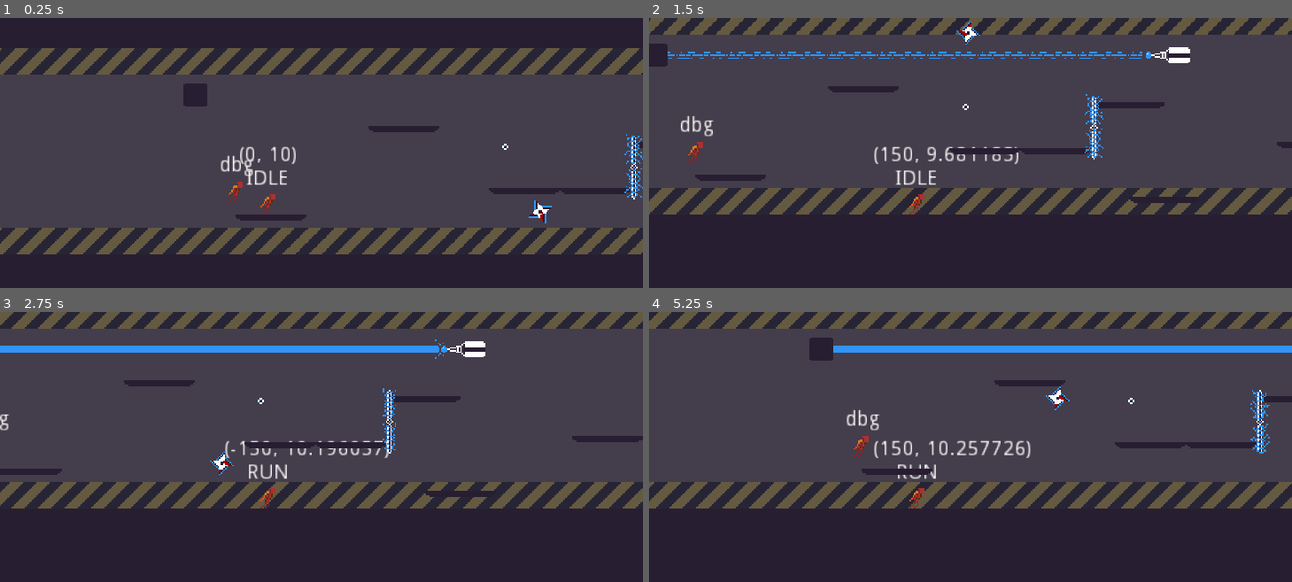
Above: before the commit, frames 1-4 (two rows, left to right).
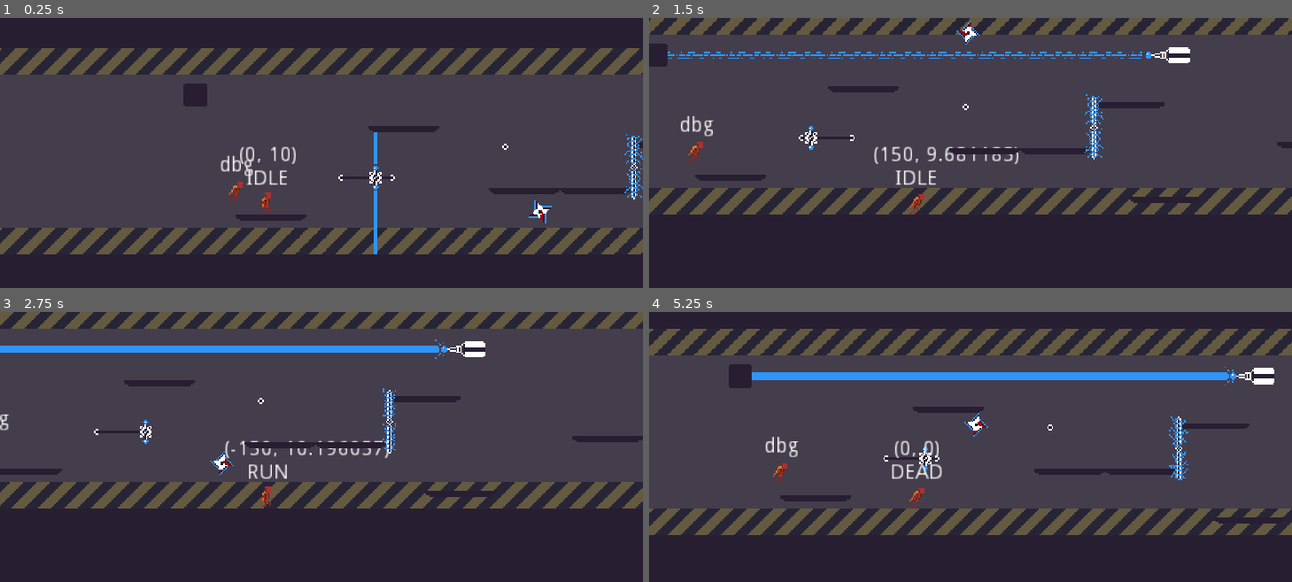
Above: after the commit, the same moments.

Repository: Wes-Ray/Jetpack-Jaywalker
Game: Godot game, scene res://Main.tscn
Same seed, same stepped clock (60 frames per second), same inputs: the game is played once before the commit and once after it.
Inputs:
- Up to frame 1 (0.25 s): no input
- Up to frame 2 (1.5 s): hold D (move_right) from 0.53 s (still down); tap Space (move_jump) at 0.77 s
- Up to frame 3 (2.75 s): tap Space (move_jump) at 1.52 s; release D (move_right) at 2.03 s; hold A (move_left) from 2.03 s (still down)
- Up to frame 4 (5.25 s): tap Space (move_jump) at 3.02, 3.77, 4.52 s; release A (move_left) at 4.28 s; hold D (move_right) from 4.28 s (still down)

The runs differ from the first frame. In frame 1, 0.5% of the frame differs, in the area x 40-79%, y 42-88%; in frame 2, 0.2%; in frame 3, 0.3%; in frame 4, 34%, in the area x 0-100%, y 0-83%.

Commit message:
laser done + BASIC player anim

Diff:
--- /dev/null
+++ b/Laser/Laser.gd
@@ -0,0 +1,44 @@
+extends Area2D
+
+onready var firing = false
+
+# Called when the node enters the scene tree for the first time.
+func _ready():
+	pass # Replace with function body.
+
+
+# Called every frame. 'delta' is the elapsed time since the previous frame.
+func _physics_process(delta):
+	if firing:
+		update_laser()
+
+func laser_fire():
+	firing = true
+	update_laser()
+	$Sprite.visible = true
+
+
+func update_laser():
+	$RayCast2D.enabled = true
+	$RayCast2D.force_raycast_update()
+	var ray_distance = self.global_position.y - $RayCast2D.get_collision_point().y
+	$CollisionShape2D.position.y = 0 - ray_distance / 2
+	$CollisionShape2D.shape.extents.y = ray_distance / 2
+	$Sprite.position.y = 0 - ray_distance / 2
+	$Sprite.region_rect.size.y = abs(ray_distance)
+
+
+func laser_off():
+	firing = false
+	$RayCast2D.enabled = false
+	$CollisionShape2D.position = self.position
+	$CollisionShape2D.shape.extents.y = 0
+	$Sprite.visible = false
+
+
+func _on_BottomLaser_area_entered(area):
+	GlobalReplayOrchestrator.apply_damage(area)
+
+
+func _on_TopLaser_area_entered(area):
+	GlobalReplayOrchestrator.apply_damage(area)
--- /dev/null
+++ b/Laser/Laser.tscn
@@ -0,0 +1,114 @@
+[gd_scene load_steps=8 format=2]
+
+[ext_resource path="res://Laser/laser_gun.png" type="Texture" id=1]
+[ext_resource path="res://Laser/track.png" type="Texture" id=2]
+[ext_resource path="res://Laser/laser_fire.png" type="Texture" id=4]
+[ext_resource path="res://Laser/Laser.gd" type="Script" id=5]
+
+[sub_resource type="RectangleShape2D" id=1]
+extents = Vector2( 1, 4 )
+
+[sub_resource type="RectangleShape2D" id=2]
+extents = Vector2( 1, 4 )
+
+[sub_resource type="Animation" id=3]
+resource_name = "fire"
+length = 3.0
+loop = true
+tracks/0/type = "value"
+tracks/0/path = NodePath("GunSprite:position")
+tracks/0/interp = 1
+tracks/0/loop_wrap = true
+tracks/0/imported = false
+tracks/0/enabled = true
+tracks/0/keys = {
+"times": PoolRealArray( 0, 0.8, 1.3, 2.5 ),
+"transitions": PoolRealArray( 1, 1, 1, 1 ),
+"update": 0,
+"values": [ Vector2( -1, 0 ), Vector2( -33, 0 ), Vector2( -33, 0 ), Vector2( -1, 0 ) ]
+}
+tracks/1/type = "method"
+tracks/1/path = NodePath("GunSprite/TopLaser")
+tracks/1/interp = 1
+tracks/1/loop_wrap = true
+tracks/1/imported = false
+tracks/1/enabled = true
+tracks/1/keys = {
+"times": PoolRealArray( 0, 0.8 ),
+"transitions": PoolRealArray( 1, 1 ),
+"values": [ {
+"args": [  ],
+"method": "laser_fire"
+}, {
+"args": [  ],
+"method": "laser_off"
+} ]
+}
+tracks/2/type = "method"
+tracks/2/path = NodePath("GunSprite/BottomLaser")
+tracks/2/interp = 1
+tracks/2/loop_wrap = true
+tracks/2/imported = false
+tracks/2/enabled = true
+tracks/2/keys = {
+"times": PoolRealArray( 0, 0.8 ),
+"transitions": PoolRealArray( 1, 1 ),
+"values": [ {
+"args": [  ],
+"method": "laser_fire"
+}, {
+"args": [  ],
+"method": "laser_off"
+} ]
+}
+
+[node name="Laser" type="Node2D"]
+
+[node name="TrackSprite" type="Sprite" parent="."]
+position = Vector2( -17, 0 )
+texture = ExtResource( 2 )
+
+[node name="GunSprite" type="Sprite" parent="."]
+position = Vector2( -1, 0 )
+texture = ExtResource( 1 )
+
+[node name="TopLaser" type="Area2D" parent="GunSprite"]
+position = Vector2( 0, -9 )
+script = ExtResource( 5 )
+
+[node name="CollisionShape2D" type="CollisionShape2D" parent="GunSprite/TopLaser"]
+position = Vector2( 0, -4 )
+shape = SubResource( 1 )
+
+[node name="Sprite" type="Sprite" parent="GunSprite/TopLaser"]
+position = Vector2( 0, -4 )
+texture = ExtResource( 4 )
+region_enabled = true
+region_rect = Rect2( 0, 0, 2, 4 )
+
+[node name="RayCast2D" type="RayCast2D" parent="GunSprite/TopLaser"]
+cast_to = Vector2( 0, -200 )
+
+[node name="BottomLaser" type="Area2D" parent="GunSprite"]
+position = Vector2( 0, 9 )
+script = ExtResource( 5 )
+
+[node name="CollisionShape2D" type="CollisionShape2D" parent="GunSprite/BottomLaser"]
+position = Vector2( 0, 4 )
+shape = SubResource( 2 )
+
+[node name="Sprite" type="Sprite" parent="GunSprite/BottomLaser"]
+position = Vector2( 0, 4 )
+texture = ExtResource( 4 )
+region_enabled = true
+region_rect = Rect2( 0, 0, 2, 4 )
+
+[node name="RayCast2D" type="RayCast2D" parent="GunSprite/BottomLaser"]
+cast_to = Vector2( 0, 200 )
+
+[node name="AnimationPlayer" type="AnimationPlayer" parent="."]
+autoplay = "fire"
+anims/fire = SubResource( 3 )
+
+[connection signal="area_entered" from="GunSprite/TopLaser" to="GunSprite/TopLaser" method="_on_TopLaser_area_entered"]
+[connection signal="area_entered" from="GunSprite/BottomLaser" to="GunSprite/BottomLaser" method="_on_BottomLaser_area_entered"]
--- a/Main.tscn
+++ b/Main.tscn
@@ -9,6 +9,7 @@
 [ext_resource path="res://Buzz/Buzz.tscn" type="PackedScene" id=7]
 [ext_resource path="res://Ray/Ray.tscn" type="PackedScene" id=8]
 [ext_resource path="res://World/Box.tscn" type="PackedScene" id=9]
+[ext_resource path="res://Laser/Laser.tscn" type="PackedScene" id=10]
 
 [node name="Main" type="Node2D"]
 
@@ -18,6 +19,9 @@
 texture = ExtResource( 5 )
 region_enabled = true
 region_rect = Rect2( 0, 0, 4000, 140 )
+
+[node name="Node2D" parent="Wallpaper" instance=ExtResource( 10 )]
+position = Vector2( 123, 18 )
 
 [node name="Replay" parent="." instance=ExtResource( 6 )]
 position = Vector2( 17, 102 )
--- a/Player/Player.gd
+++ b/Player/Player.gd
@@ -27,6 +27,7 @@
 onready var debug_state_label := $debug_state_label
 onready var debug_velocity_label := $debug_velocity_label
 onready var debug_misc_label := $debug_misc_label
+onready var animation_player := $AnimationPlayer
 
 
 func _ready() -> void:
@@ -52,6 +53,12 @@
 		is_jumping = true
 
 #	debug_misc_label.text = str(is_jumping)
+
+	# TODO: TEMPORARY PLAYER ANIMATION LOGIC, EVENTUALLY TIE TO STATES
+	if(walk_input) > 0:
+		animation_player.play("fly_forward")
+	else:
+		animation_player.play("fly_backward")
 
 	###############################################################################################
 	# STATE MACHINE
--- a/Player/Player.tscn
+++ b/Player/Player.tscn
@@ -10,6 +10,38 @@
 [sub_resource type="CapsuleShape2D" id=2]
 radius = 2.0
 height = 2.0
+
+[sub_resource type="Animation" id=3]
+resource_name = "fly_backward"
+loop = true
+tracks/0/type = "value"
+tracks/0/path = NodePath("Sprite:frame")
+tracks/0/interp = 1
+tracks/0/loop_wrap = true
+tracks/0/imported = false
+tracks/0/enabled = true
+tracks/0/keys = {
+"times": PoolRealArray( 0 ),
+"transitions": PoolRealArray( 1 ),
+"update": 1,
+"values": [ 1 ]
+}
+
+[sub_resource type="Animation" id=4]
+resource_name = "fly_forward"
+loop = true
+tracks/0/type = "value"
+tracks/0/path = NodePath("Sprite:frame")
+tracks/0/interp = 1
+tracks/0/loop_wrap = true
+tracks/0/imported = false
+tracks/0/enabled = true
+tracks/0/keys = {
+"times": PoolRealArray( 0 ),
+"transitions": PoolRealArray( 1 ),
+"update": 1,
+"values": [ 0 ]
+}
 
 [node name="Player" type="KinematicBody2D"]
 script = ExtResource( 1 )
@@ -52,5 +84,11 @@
 
 [node name="Sprite" type="Sprite" parent="."]
 position = Vector2( 0, -2 )
+z_index = 1
 texture = ExtResource( 2 )
 hframes = 2
+frame = 1
+
+[node name="AnimationPlayer" type="AnimationPlayer" parent="."]
+anims/fly_backward = SubResource( 3 )
+anims/fly_forward = SubResource( 4 )
Binary file changed: Buzz/anchor.png
Binary file added: Laser/laser_fire.png
Not shown, added: Laser/laser_fire.png.import
Binary file added: Laser/laser_gun.png
Not shown, added: Laser/laser_gun.png.import
Binary file added: Laser/track.png
Not shown, added: Laser/track.png.import
Not shown: 1 places in Main.tscn that only renumber resources
Not shown: 1 places in Player/Player.tscn that only renumber resources
Binary file changed: mockup.ase
